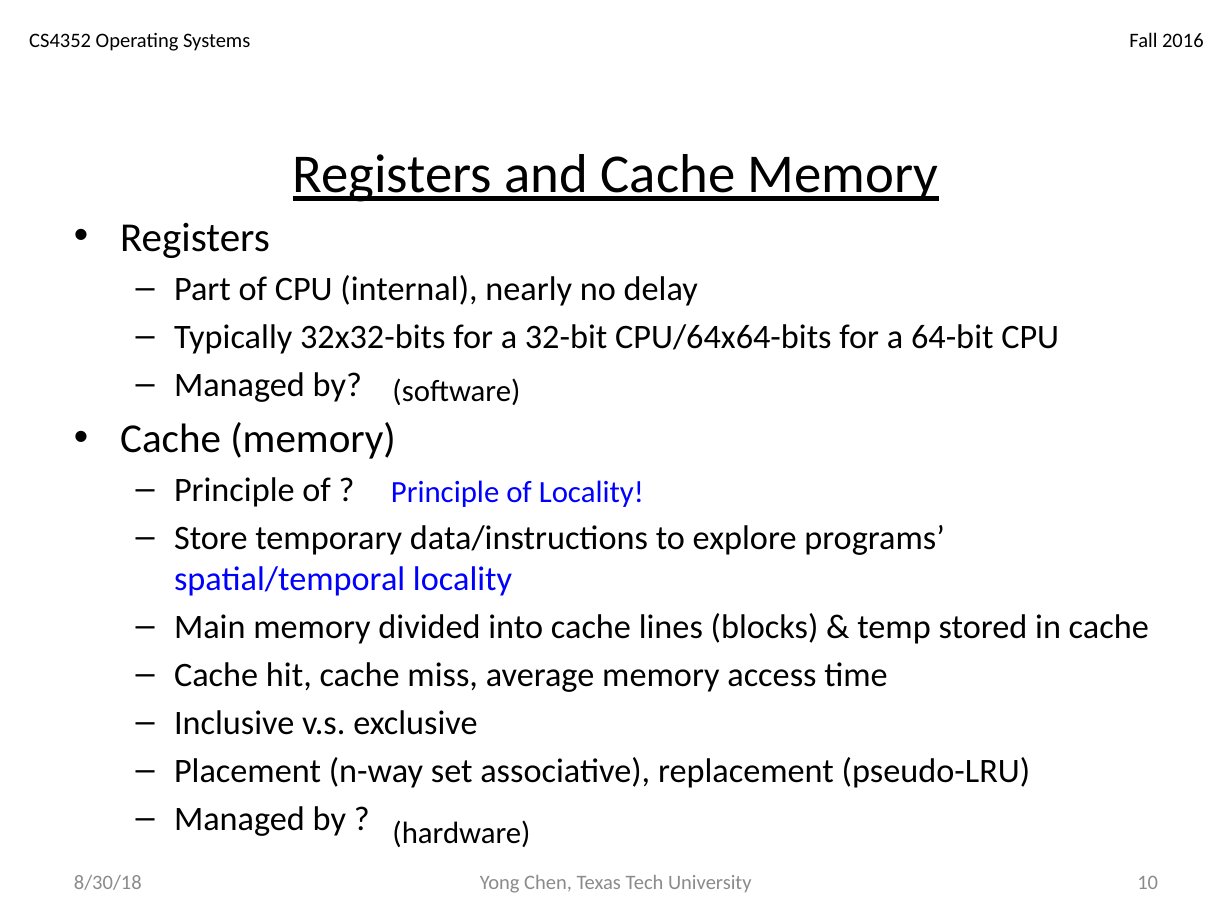
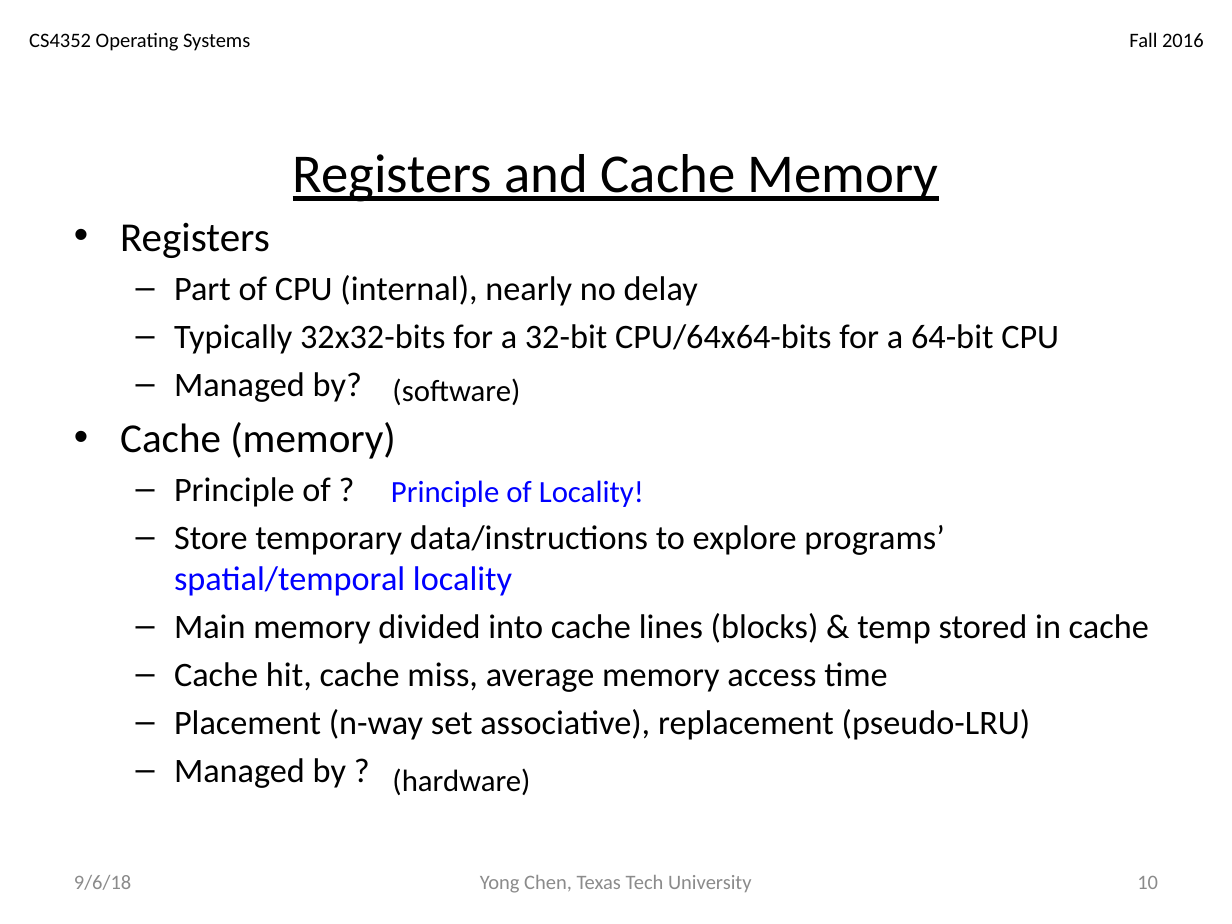
Before and after one commit to iDataVisualizationLab/CS4352_Fall2018, a slide deck: slide 10 of slides/Lecture02.pptx. Drawn at 1232x924 pixels with LibreOffice and Linux fonts; fonts in the diff are those of the drawing. Boxes give left, top, right and bottom in pixels: in the first picture for what was removed or moved away, otherwise in the second. Text is boxed around its words. In the diff, an @@ line names an element or a change of style, - is before the commit and + after.

```diff
--- a/slides/Lecture02.pptx
+++ b/slides/Lecture02.pptx
@@ text at [174,710,477,735]: paragraph removed @@
-  – Inclusive v.s. exclusive
@@ text "(hardware)": place and size @@
-text "(hardware)" at [392,820,530,847]
+text "(hardware)" at [392,768,530,795]
@@ text at [74,875,131,890]: text changed @@
-8/30/18
+9/6/18
```
Also in this commit, not shown: 24 other slides changed, 4 other files.
